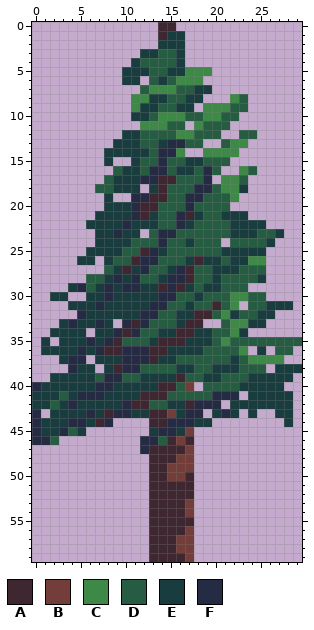
One commit to this pixel-art sprite: src/resources/assets/spr_tree.png. The picture above was drawn from the file before the commit.
The file is 30x60 pixels.
Palette (. is transparent): A #3e2731  B #733e39  C #3e8948  D #265c42  E #193c3e  F #262b44
Pixels before, first column x 0:
 0 ..............AA..............
 1 ..............AEE.............
 2 ..............EEE.............
 3 ............EEDDE.............
 4 ...........EDDDDE.............
 5 ..........EEEDDEECCC..........
 6 ..........EE.DEDCCC...........
 7 ............DCCCDDEE..........
 8 ...........CCEEDDEE...CD......
 9 ...........CEEDDEE.CCCDD......
10 ...........EEDCCCDDCCDD.......
11 ............CCCDD.CDDD........
12 ..........EEDDDDCCDDD..DD.....
13 .........EEEDDEFFDD..DCC......
14 ........EEEEEDFFC..CCCC.......
15 ........E..EDDFDDEEDDD........
16 .........DEEDFFDEEDFD..CD.....
17 ........DEEEFFAADDDF.CCD......
18 .......DDEEE.EADDDFFDCCE......
19 ........E..FFAADDFFDDDC.......
20 ........EEEFAADDDFDDDD........
21 .......EEEEFAEDDFAEDDEEE......
22 ......EEEEFEEEDDFEDDDDEEEE....
23 .......EEFEE.DFFDDDDDDEEEDDE..
24 .......EEEEDDDFDDEDDD.DDDDE...
25 ......EEEEDDAFEDDDDDDEEEEE....
26 .....EE.EDDAFFDDDEAEEDEECC....
27 ........DEAEFDDEFADDEEEDDD....
28 ......DDEFEFDDEFFADDEDDDDE....
29 ....EFDEFEFFEEAFAEDEEDDD......
30 ..EE..EEFEEEEEFFDDEDDDCCDD....
31 ....EEEFEEEEEFFDDEDDADC.DDEEE.
32 .....FEEEEEEFFDDEEAADCEDDEE...
33 ...EFEEFE.FAFDDDEAA..DCCEE....
34 ..EEEE.EEFAFDDEEAAEEDDCE......
35 .E.EEEFEFADDDEAAAEEEDCDDDDDDDD
36 .EEEEFEFAAFFFAAEEEEDDDDC.E.DD.
37 ...EFF.EEEFFFAEEDDDDDDEDCCCC..
38 ....FEE.EAFFDDDDEEDDEEEDDD.EEE
39 ..EEEEEDFFDDEEEEADDEEDDDEEEEE.
40 FEEEEEEFFEEEEEAADB.DDDDEEEEE..
41 EEEDEFFFEEEEAAADDDDDFFF.EEEEE.
42 EEDEFEEEEEFAADDEEAFFF.EEEEEEE.
43 F.EEEEFEAFFEEAABEFF.EFE.E..EE.
44 FEEEFFEAF....AAFFFEE........E.
45 FEEFDE.......EFFEB............
46 FFD.........FFDABA............
47 ............FAAAAB............
48 .............AAABB............
49 .............AABBB............
50 .............AABBA............
51 .............AAAAA............
52 .............AAAAA............
53 .............AAAAB............
54 .............AAAAB............
55 .............AAAAA............
56 .............AAAAB............
57 .............AAABB............
58 .............AAABB............
59 .............AAAAB............
Once edited:
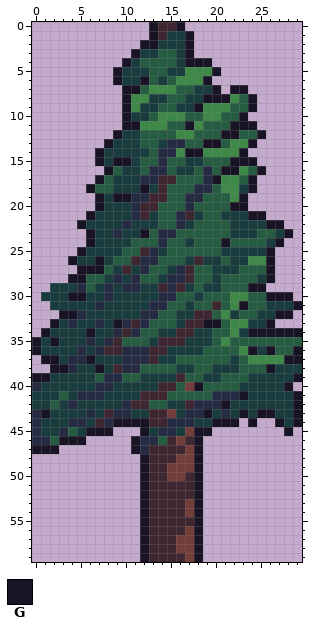
Colours new in this view: G #181425
Edits made:
Changed rows in their new state; - is an unchanged pixel.
first column x 0:
 0 -------------G--G-------------
 1 -------------G---G------------
 2 ------------GG---G------------
 3 -----------G-----G------------
 4 ----------G------GGG----------
 5 ---------G----------G---------
 6 ---------G--G------G----------
 7 ----------GG--------G-GG------
 8 ----------G--------GGG--G-----
 9 ----------G-------G-----G-----
10 ----------G------------G------
11 ----------GG-----G----GGG-----
12 ---------G-----------GG--G----
13 --------G----------GG---G-----
14 -------G---------GG----G------
15 -------G-GG-----------GGG-----
16 --------G------------GG--G----
17 -------G------------G---G-----
18 ------G-----G-----------G-----
19 -------G-GG------------G------
20 -------G--------------GG------
21 ------G-----------------GG----
22 -----G--------------------GG--
23 ------G-----G---------------G-
24 ------G--------------G-----G--
25 -----G--------------------G---
26 ----G--G------------------G---
27 -----GGG------------------G---
28 ----GG--------------------G---
29 --EE--------------------GG----
30 -E--GG--------------------GGG-
31 --EE-------------------G-----G
32 ---GG----------------------GG-
33 --G------G---------GG-----G---
34 -G----G-----------------GGGGGG
35 G-G---------------------------
36 G-----------------------G-G--G
37 -GG---G---------------------GG
38 --GG---G------------------G---
39 GG---------------------------G
40 ------------------G---------G-
41 -----------------------G-----G
42 ---------------------G-------G
43 -G-----------------G---G-GG--G
44 ---------GGGG-------GGG-G--G-G
45 ------GGG---G-----GG--------G-
46 ---GGG-----G------G-----------
47 GGG--------G------G-----------
48 ------------G-----G-----------
49 ------------G-----G-----------
50 ------------G-----G-----------
51 ------------G-----G-----------
52 ------------G-----G-----------
53 ------------G-----G-----------
54 ------------G-----G-----------
55 ------------G-----G-----------
56 ------------G-----G-----------
57 ------------G-----G-----------
58 ------------G-----G-----------
59 ------------G-----G-----------
Changed places in both pictures, as pixel boxes (x1, y1, x2, y2):
added: (32, 22, 302, 562)
